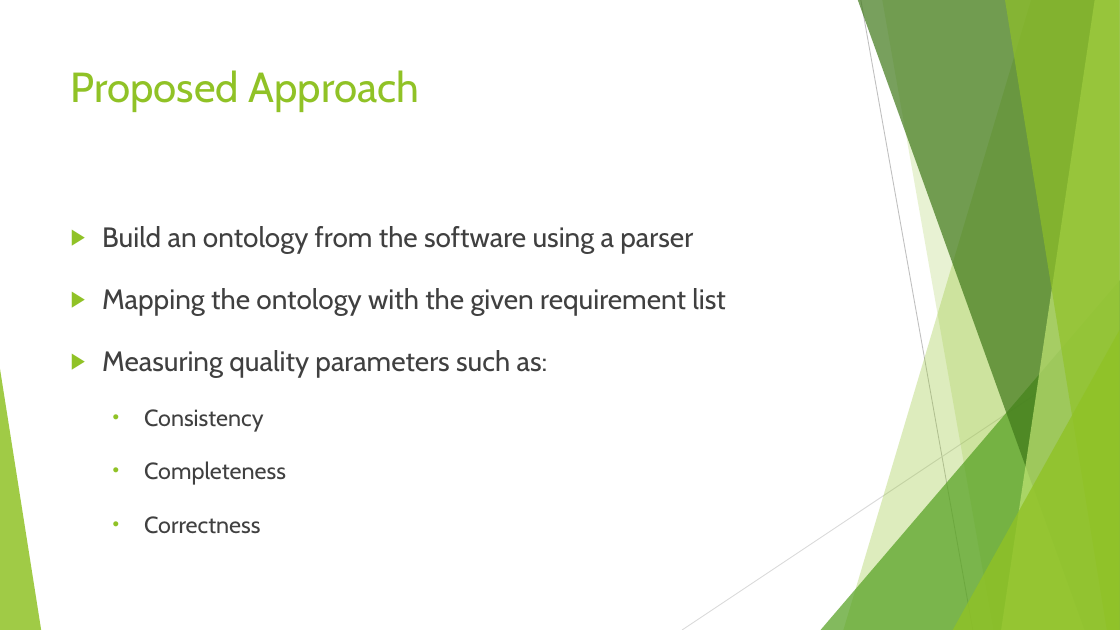
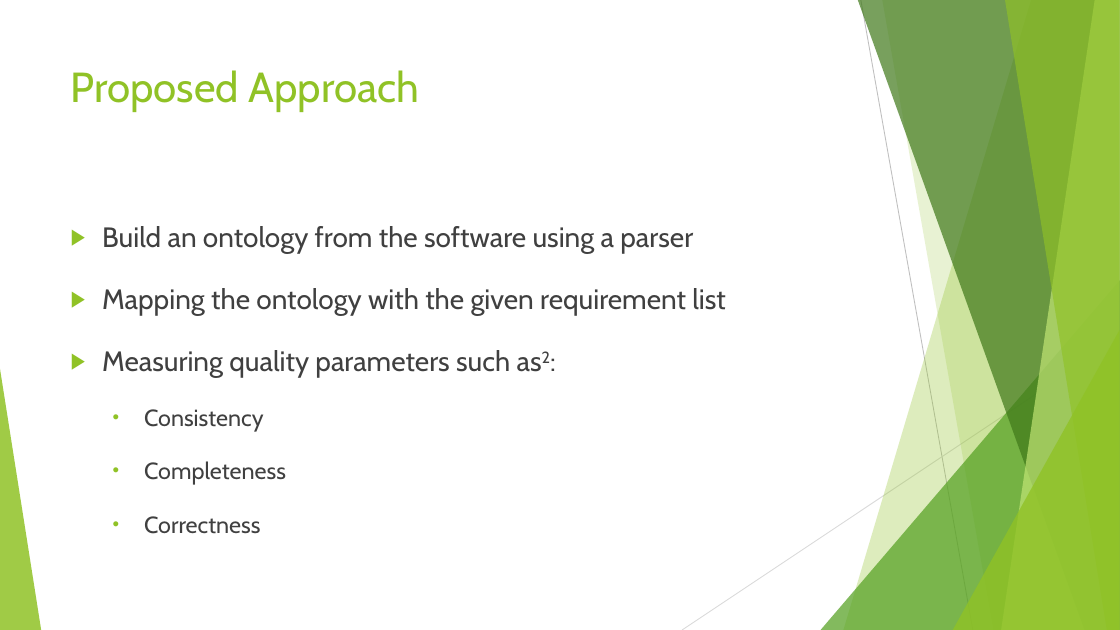
Before and after one commit to Waqar-107/CSE-400-Thesis, a slide deck: slide 6 of Thesis Slide.pptx. Drawn at 1120x630 pixels with LibreOffice and Linux fonts; fonts in the diff are those of the drawing. Boxes give left, top, right and bottom in pixels: in the first picture for what was removed or moved away, otherwise in the second. Text is boxed around its words. In the diff, an @@ line names an element or a change of style, - is before the commit and + after.

```diff
--- a/Thesis Slide.pptx
+++ b/Thesis Slide.pptx
@@ text at box(102, 350, 510, 378): text changed @@
-▶ Measuring quality parameters such as:
+▶ Measuring quality parameters such as2:
```
Also in this commit, not shown: 4 other slides changed, 5 slides added, 7 other files.
